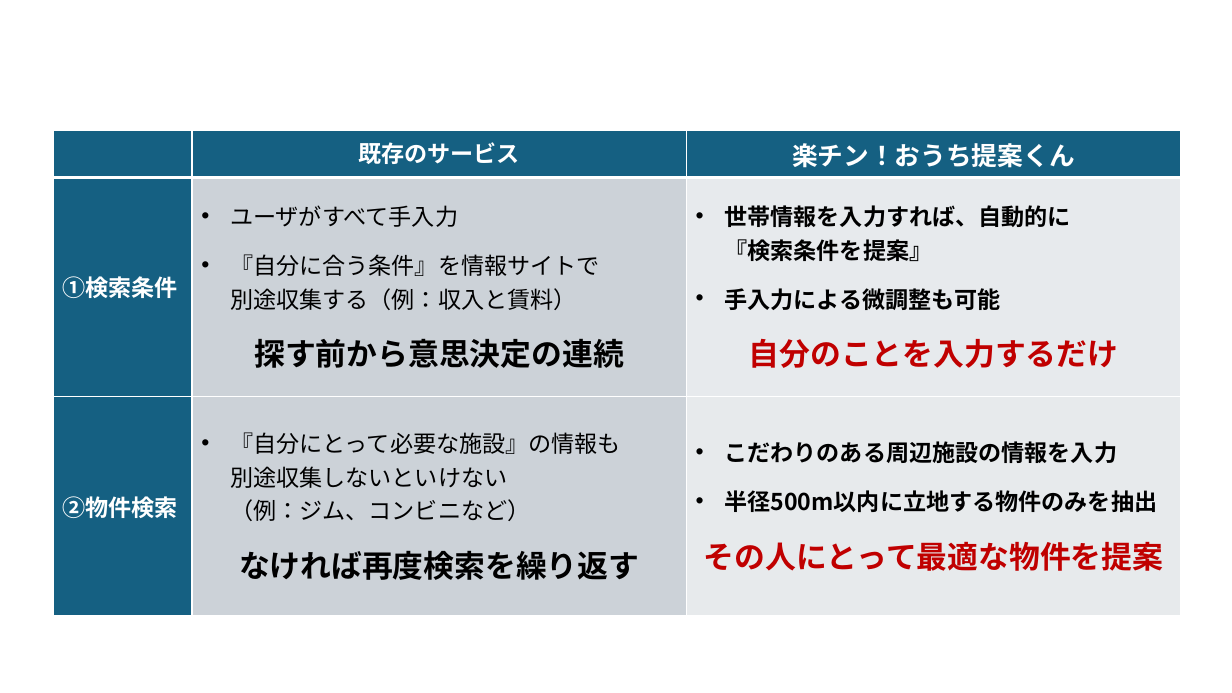
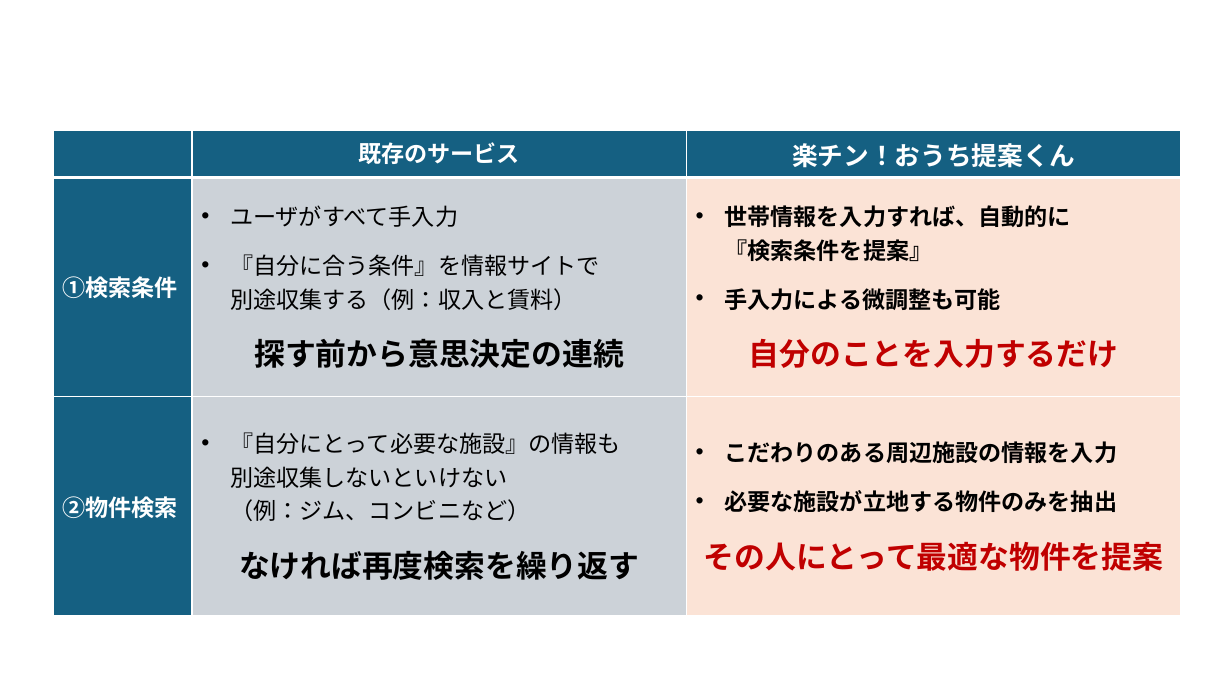
Before and after one commit to vinodpawariya/240517_Step3_1.2, a slide deck: slide 6 of 240604_Step3-1発表.pptx. Drawn at 1232x693 pixels with LibreOffice and Linux fonts; fonts in the diff are those of the drawing. Boxes give left, top, right and bottom in pixels: in the first picture for what was removed or moved away, otherwise in the second. Text is boxed around its words. In the diff, an @@ line names an element or a change of style, - is before the commit and + after.

```diff
--- a/240604_Step3-1発表.pptx
+++ b/240604_Step3-1発表.pptx
@@ table at [54,130,1181,609] @@
-row 3, column 3: こだわりのある周辺施設の情報を入力 / 半径500m以内に立地する物件のみを抽出 / その人にとって最適な物件を提案
+row 3, column 3: こだわりのある周辺施設の情報を入力 / 必要な施設が立地する物件のみを抽出 / その人にとって最適な物件を提案
@@ fill #E7EAED to #FBE3D6 in row 2, column 3 @@
@@ fill #E8EAED to #FBE3D6 in row 3, column 3 @@
```
Also in this commit, not shown: 3 other slides changed.
